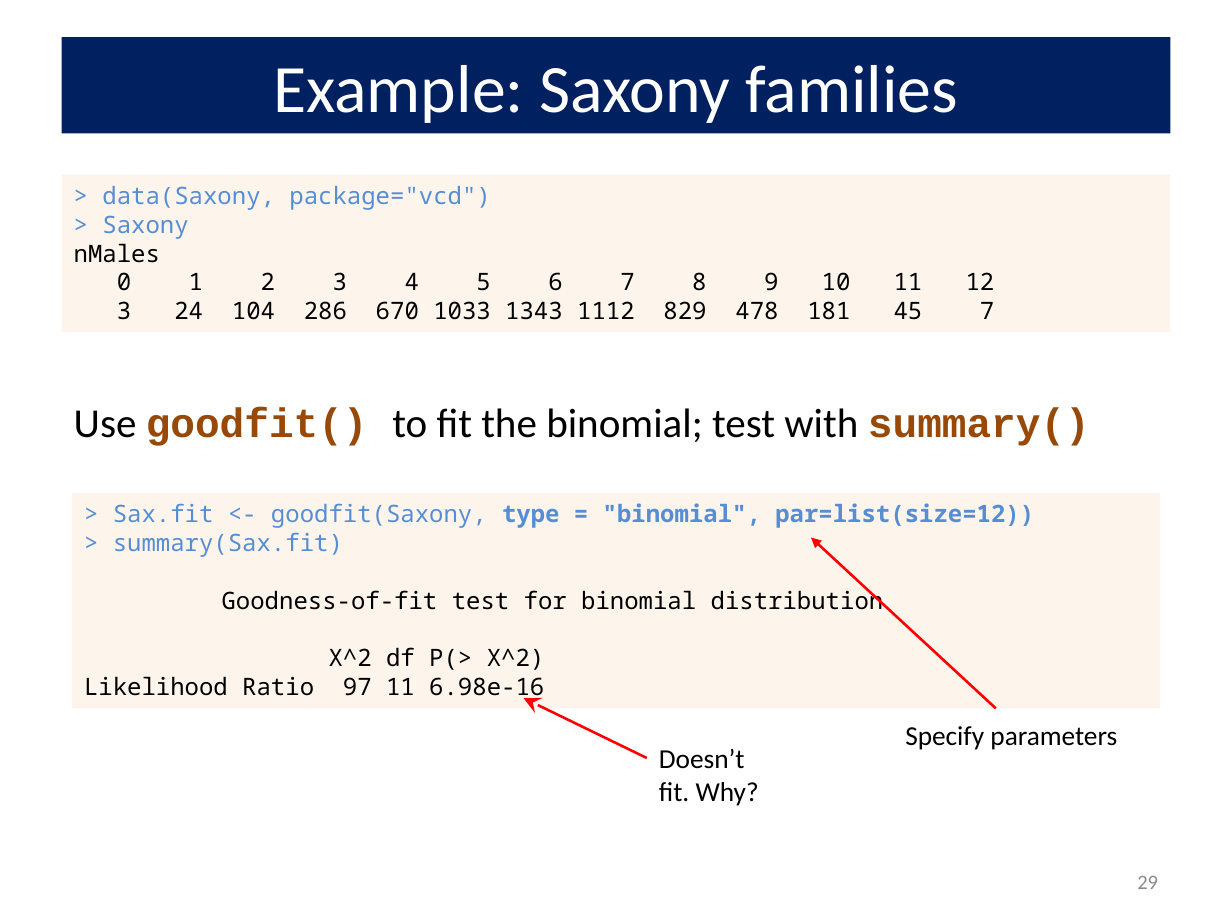
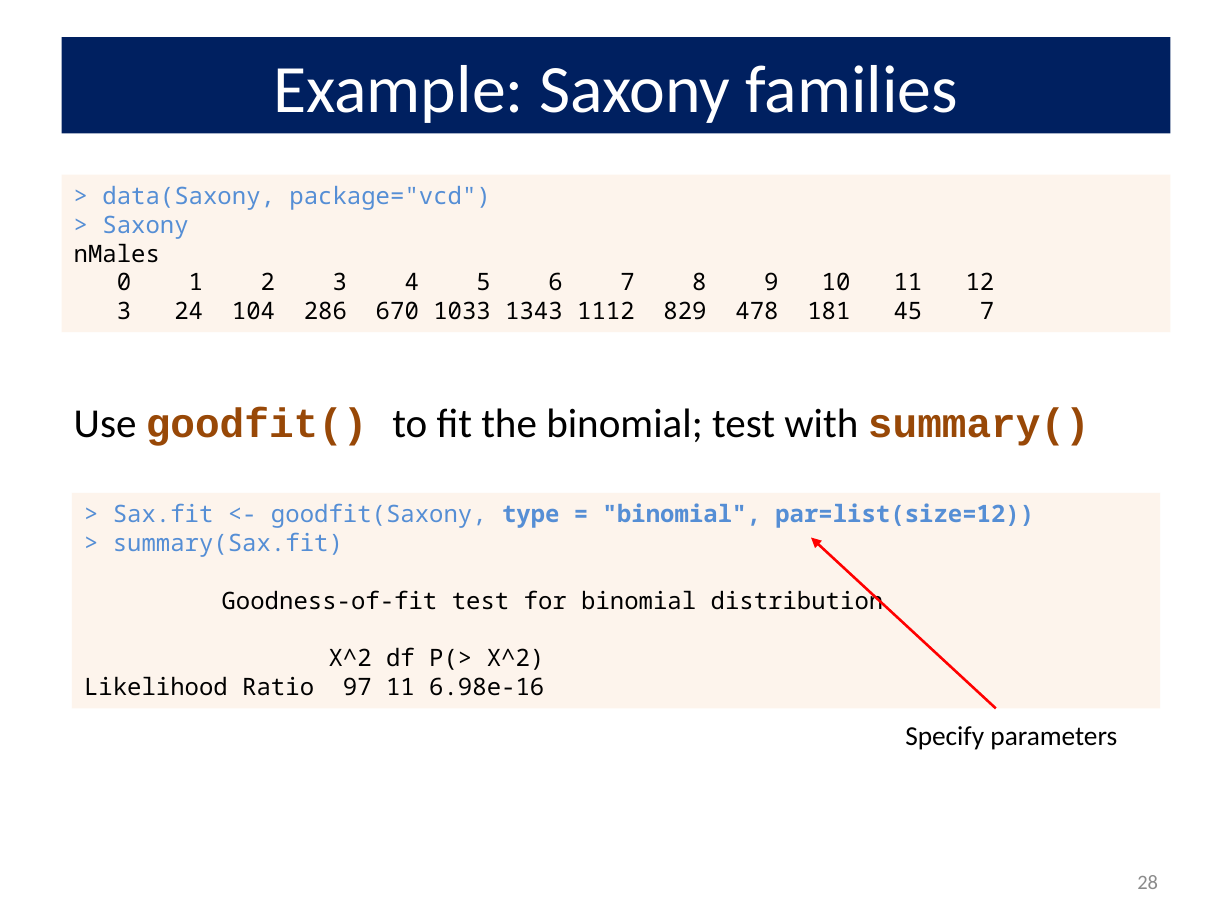
Before and after one commit to friendly/psy6136, a slide deck: slide 28 of docs/lectures/02-Discrete.pptx (slide 29 before the commit). Drawn at 1232x924 pixels with LibreOffice and Linux fonts; fonts in the diff are those of the drawing. Boxes give left, top, right and bottom in pixels: in the first picture for what was removed or moved away, otherwise in the second. Text is boxed around its words. In the diff, an @@ line names an element or a change of style, - is before the commit and + after.

```diff
--- a/docs/lectures/02-Discrete.pptx
+++ b/docs/lectures/02-Discrete.pptx
@@ arrow removed from (647, 758) to (524, 699) @@
@@ text removed at (659,749,759,806) @@
-Doesn’t fit. Why?
@@ page number at (1137,875,1158,889): text changed @@
-29
+28
```
Also in this commit, not shown: 5 other slides changed, 1 slide removed, 19 other files.
